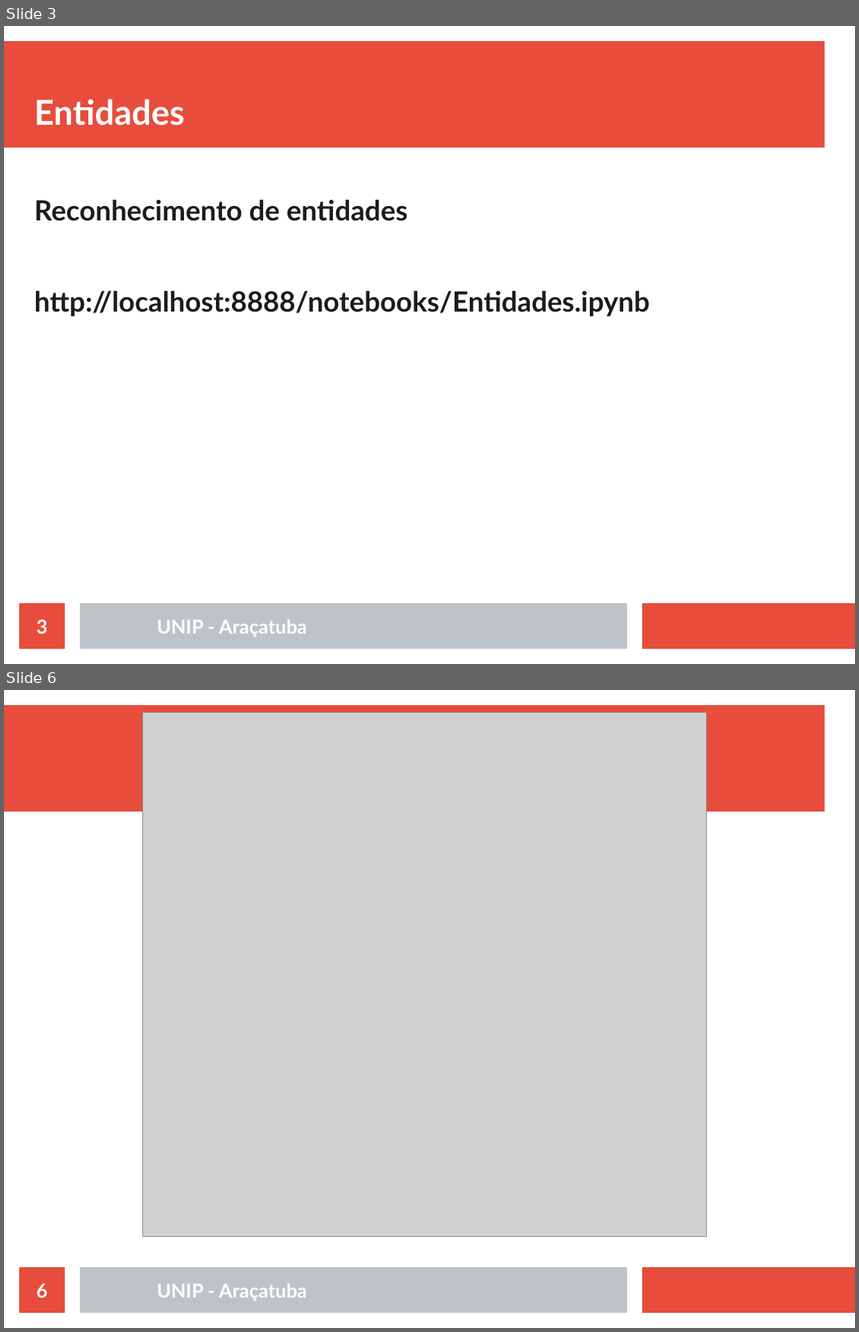
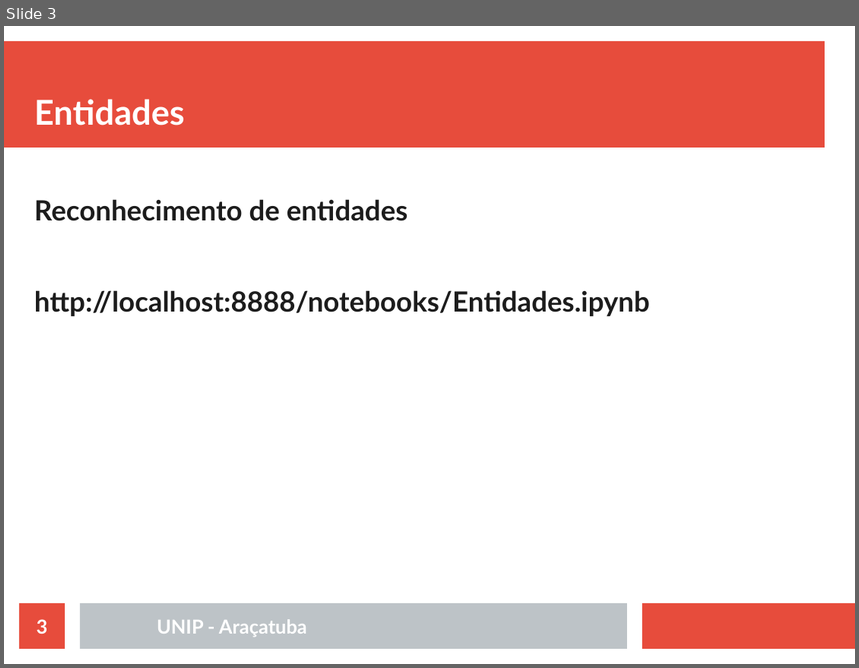
Before and after one commit to rafaelstojoao/pos-unip, a slide deck: [2020][modulo][Processamento_Linguagem_Natural]/[aula]02[classificacao].odp. Shown one above the other, each under a label of ours: slides 3 and 6 before the commit, slide 3 after it; the slides between them are not shown. The pictures are 859x1332 and 859x668 pixels, drawn with LibreOffice and Linux fonts; fonts in the diff are those of the drawing; grey boxes stand for pictures. Boxes give left, top, right and bottom in pixels: in the first picture for what was removed or moved away, otherwise in the second. Text is boxed around its words. In the diff, an @@ line names an element or a change of style, - is before the commit and + after.

```diff
--- a/[2020][modulo][Processamento_Linguagem_Natural]/[aula]02[classificacao].odp
+++ b/[2020][modulo][Processamento_Linguagem_Natural]/[aula]02[classificacao].odp
@@ slide 6 removed at (x1=4, y1=690, x2=855, y2=1328), background #FFFFFF; not listed: 3 template elements that a slide beside it also shows @@
@@ picture removed at (x1=143, y1=712, x2=707, y2=1237) @@
@@ page number removed at (x1=19, y1=1268, x2=65, y2=1313) @@
-6
@@ text removed at (x1=157, y1=1284, x2=307, y2=1301) @@
-UNIP - Araçatuba
```
Also in this commit, not shown: 3 slides changed, 25 slides added, 3 other slides removed, 46 other files.
